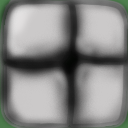
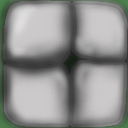
Revision of a layered w=128, h=128 image; what changed, layer by layer:
"Livello 3": opacity 96% → 87%, painted on it over [0, 0, 128, 128]
"Livello 1": opacity 100% → 60% over [0, 0, 128, 128]
